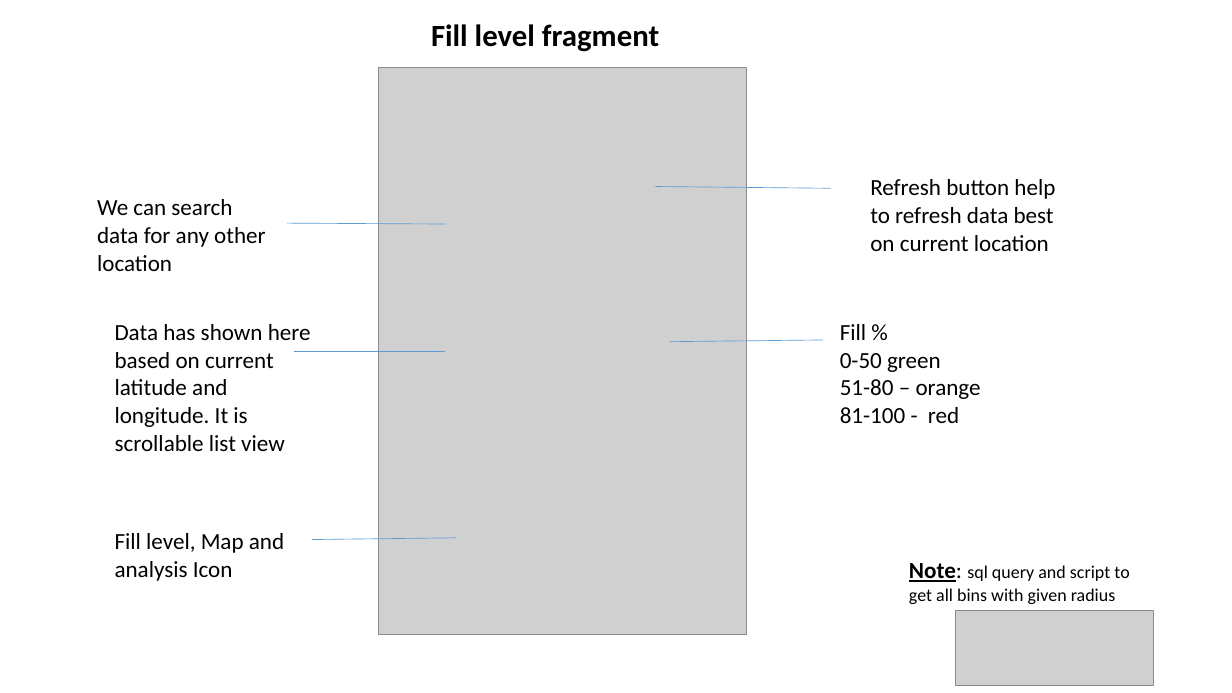
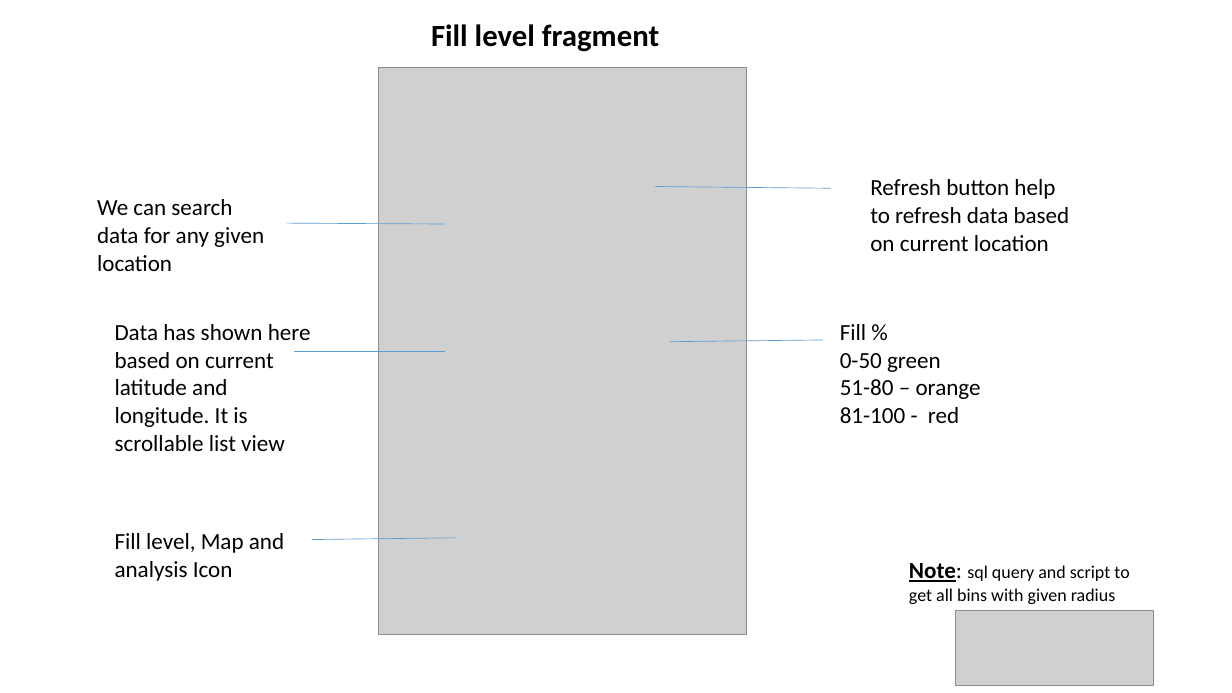
Before and after one commit to priti-p/SmartBin, a slide deck: slide 2 of Smart Bin.pptx. Drawn at 1232x693 pixels with LibreOffice and Linux fonts; fonts in the diff are those of the drawing; grey boxes stand for pictures. Boxes give left, top, right and bottom in pixels: in the first picture for what was removed or moved away, otherwise in the second. Text is boxed around its words. In the diff, an @@ line names an element or a change of style, - is before the commit and + after.

```diff
--- a/Smart Bin.pptx
+++ b/Smart Bin.pptx
@@ text at (870,179,1070,251): text changed @@
-Refresh button help to refresh data best on current location
+Refresh button help to refresh data based on current location
@@ text at (97,199,264,271): text changed @@
-We can search data for any other location
+We can search data for any given location
```
Also in this commit, not shown: 3 other slides changed.
